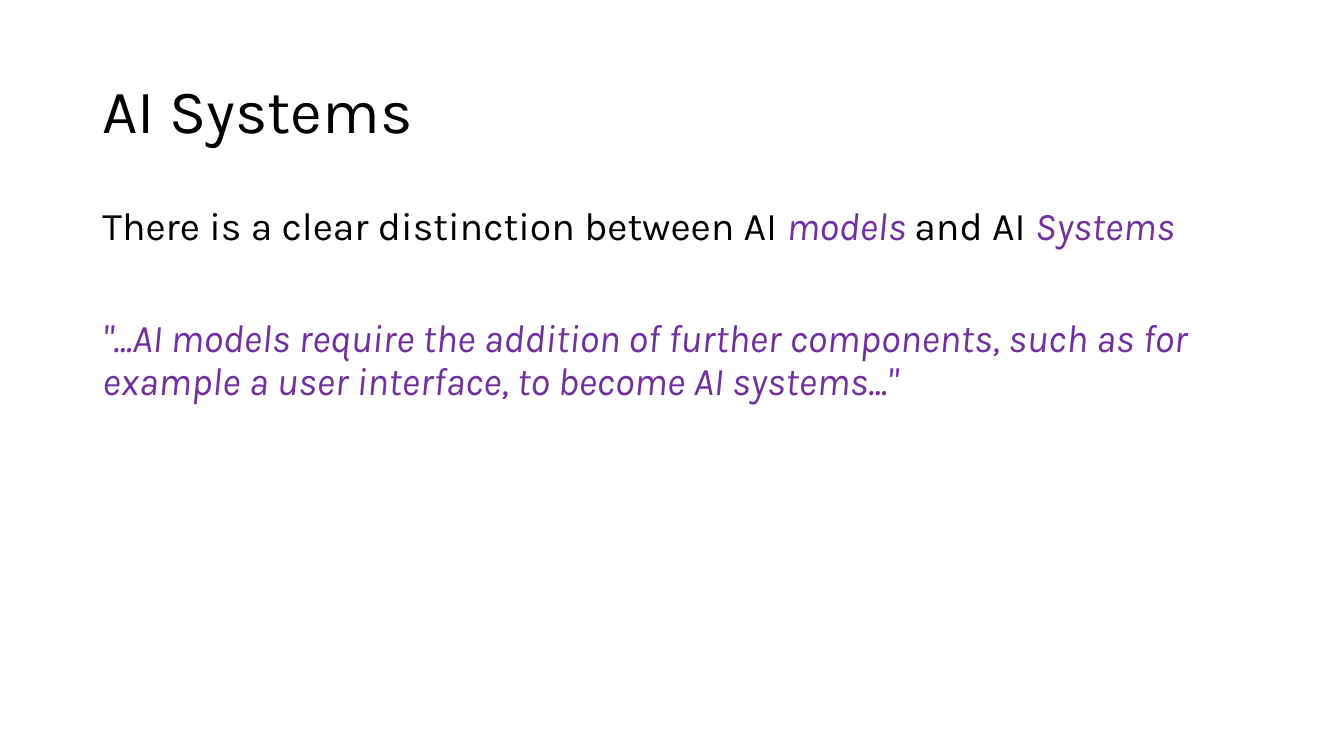
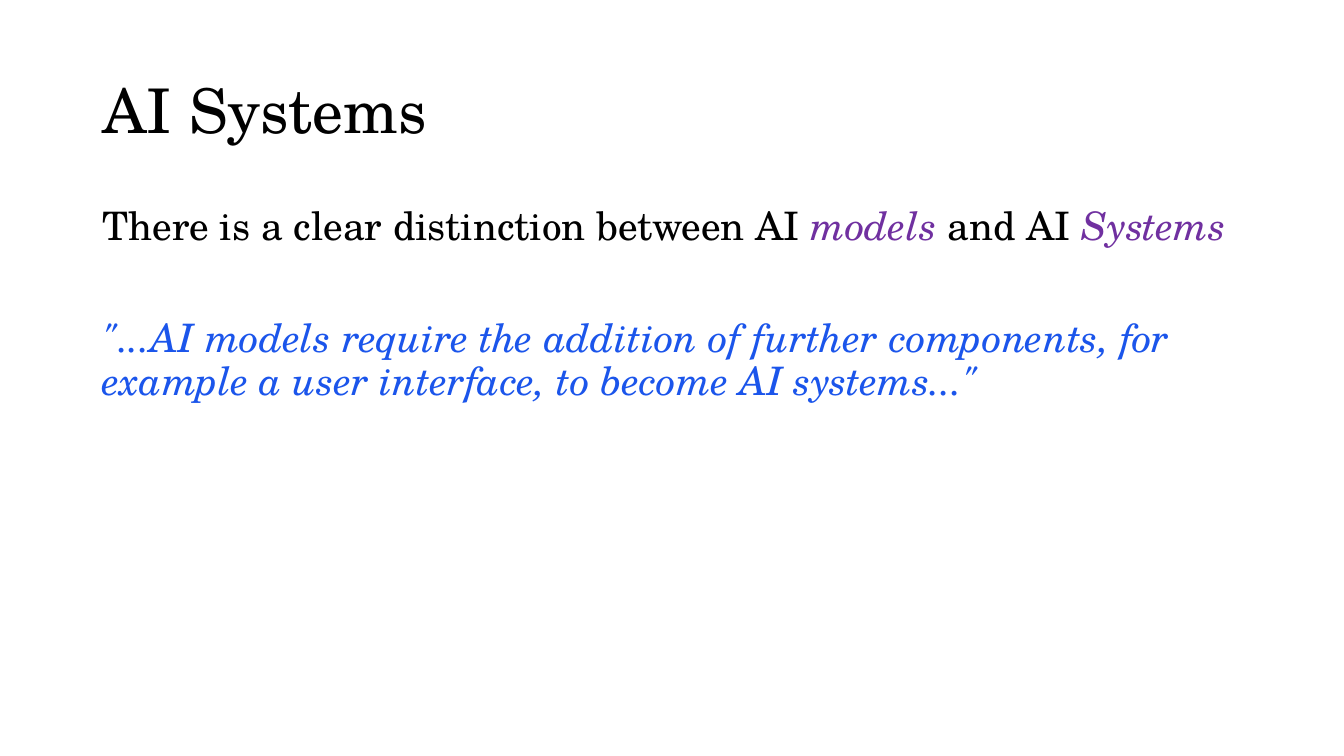
Before and after one commit to acceleratescience/large-language-models, a slide deck: slide 17 of slides/flsg/1-intro-flsg.pptx (slide 16 before the commit). Drawn at 1344x756 pixels with LibreOffice and Linux fonts; fonts in the diff are those of the drawing; background and template pictures are left out. Boxes give left, top, right and bottom in pixels: in the first picture for what was removed or moved away, otherwise in the second. Text is boxed around its words. In the diff, an @@ line names an element or a change of style, - is before the commit and + after.

```diff
--- a/slides/flsg/1-intro-flsg.pptx
+++ b/slides/flsg/1-intro-flsg.pptx
@@ title "AI Systems" at <box>102,87,427,146</box>: font Karla to TeX Gyre Schola @@
@@ text at <box>102,211,1226,248</box>: font Karla to TeX Gyre Schola in "There is a clear distinction between AI ..." @@
@@ text at <box>102,323,1169,403</box>: text changed; font Karla to TeX Gyre Schola; text colour #7030A0 to #1B55EB @@
-"...AI models require the addition of further components, such as for example a user interface, to become AI systems..."
+"...AI models require the addition of further components, for example a user interface, to become AI systems..."
```
Also in this commit, not shown: 17 other slides changed, 1 slide added, 1 other file.
